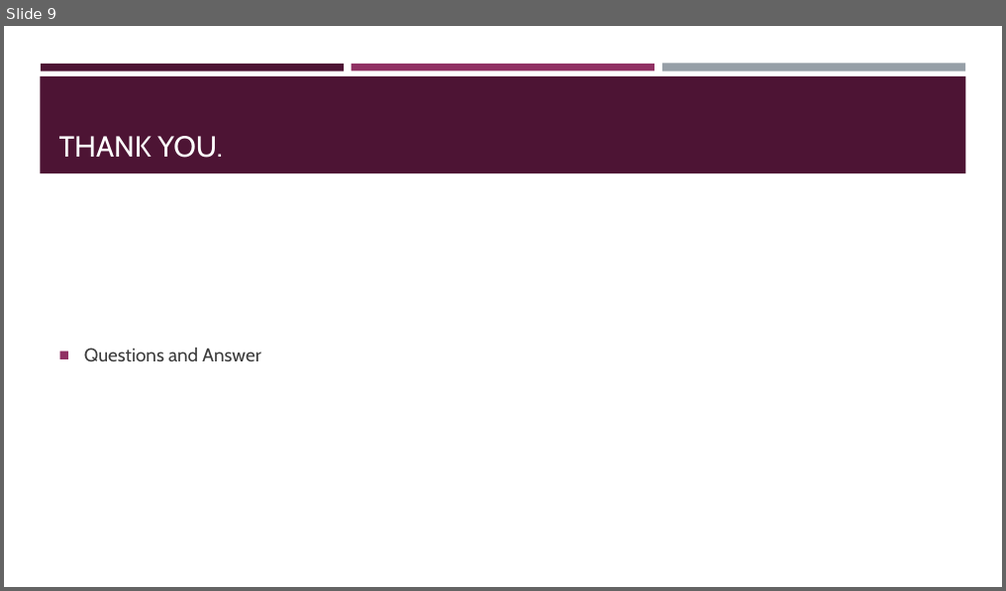
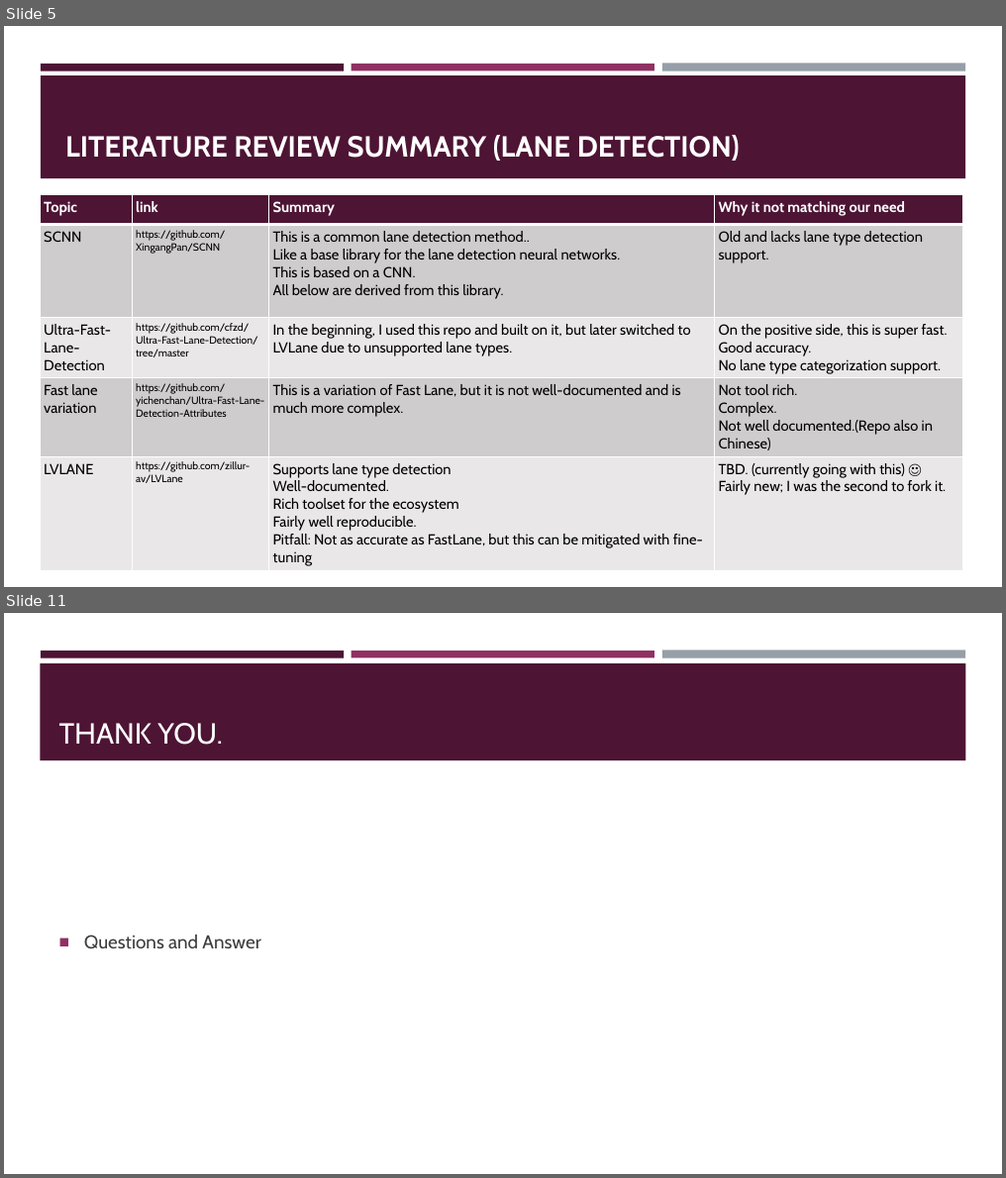
Before and after one commit to prageethmadhu/LVLane, a slide deck: DEMO/progress_report.pptx. Shown one above the other, each under a label of ours: slide 9 before the commit, slides 5 and 11 after it; the slides between them are not shown. The pictures are 1006x591 and 1006x1178 pixels, drawn with LibreOffice and Linux fonts; fonts in the diff are those of the drawing. Boxes give left, top, right and bottom in pixels: in the first picture for what was removed or moved away, otherwise in the second. Text is boxed around its words. In the diff, an @@ line names an element or a change of style, - is before the commit and + after.

```diff
--- a/DEMO/progress_report.pptx
+++ b/DEMO/progress_report.pptx
@@ slide 5 added at [4,26,1002,587], background #FFFFFF; not listed: 3 template elements that a slide beside it also shows @@
@@ rectangle added at [41,76,966,178], fill #4D1434 @@
@@ title added at [65,135,740,161], 28 pt, text #FFFFFF, bold @@
+LITERATURE REVIEW SUMMARY (LANE DETECTION)
@@ table added at [40,195,962,570], 5 rows, 4 columns @@
+Topic | link | Summary | Why it not matching our need
+SCNN | https://github.com/XingangPan/SCNN | This is a common lane detection method.. / Like a base library for the lane detection neural networks. / This is based on a CNN. / All below are derived from this library. | Old and lacks lane type detection support.
+Ultra-Fast-Lane-Detection | https://github.com/cfzd/Ultra-Fast-Lane-Detection/tree/master | In the beginning, I used this repo and built on it, but later switched to LVLane due to unsupported lane types. | On the positive side, this is super fast. / Good accuracy. / No lane type categorization support.
+Fast lane variation | https://github.com/yichenchan/Ultra-Fast-Lane-Detection-Attributes | This is a variation of Fast Lane, but it is not well-documented and is much more complex. | Not tool rich. / Complex. / Not well documented.(Repo also in Chinese)
+LVLANE | https://github.com/zillur-av/LVLane | Supports lane type detection / Well-documented. / Rich toolset for the ecosystem / Fairly well reproducible. / Pitfall: Not as accurate as FastLane, but this can be mitigated with fine-tuning | TBD. (currently going with this) ☺ / Fairly new; I was the second to fork it.
@@ what was slide 9 is now slide 11 @@
```
Also in this commit, not shown: 8 slides changed, 1 other slide added.
